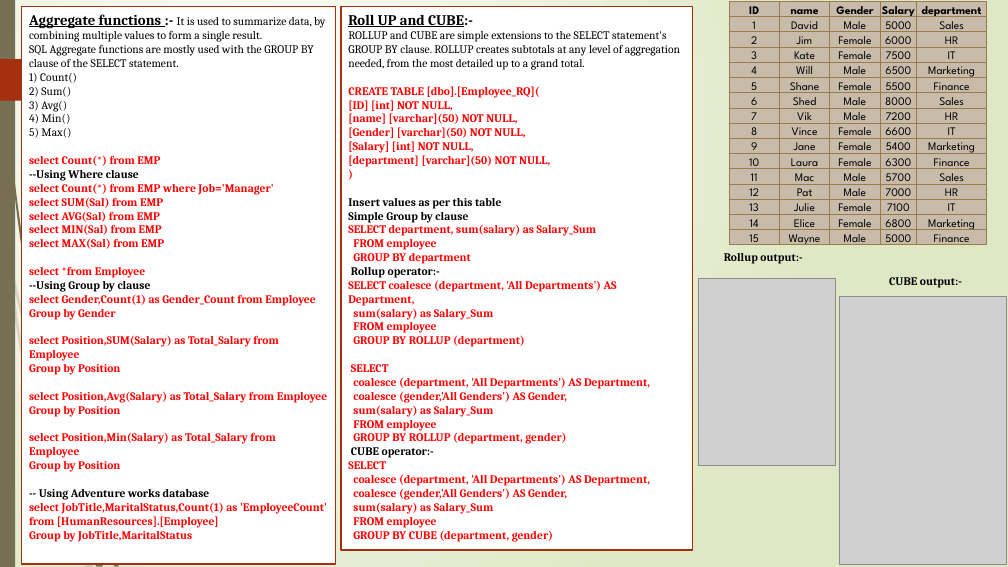
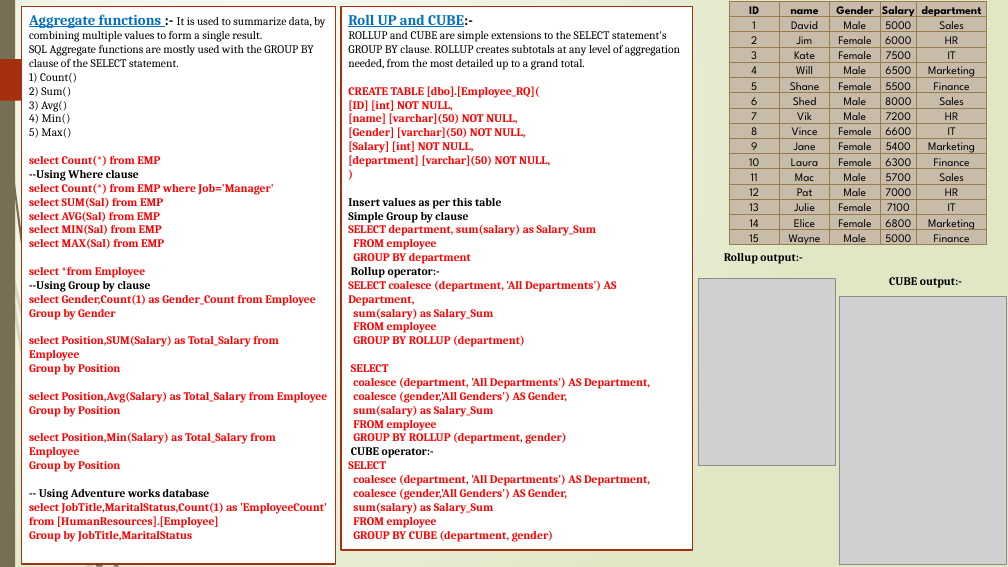
Before and after one commit to tanajisulagave/SQL-Server, a slide deck: slide 21 of SQL Server/SQL_PPT.pptx. Drawn at 1008x567 pixels with LibreOffice and Linux fonts; fonts in the diff are those of the drawing; grey boxes stand for pictures. Boxes give left, top, right and bottom in pixels: in the first picture for what was removed or moved away, otherwise in the second. Text is boxed around its words. In the diff, an @@ line names an element or a change of style, - is before the commit and + after.

```diff
--- a/SQL Server/SQL_PPT.pptx
+++ b/SQL Server/SQL_PPT.pptx
@@ text in rectangle at (29, 14, 325, 42): text colour #000000 to #0070C0 in "Aggregate functions" @@
@@ text in rectangle at (348, 15, 473, 27): text colour #000000 to #0070C0 in "Roll UP and CUBE:-" @@
```
Also in this commit, not shown: 4 other slides changed, 3 slides added.
